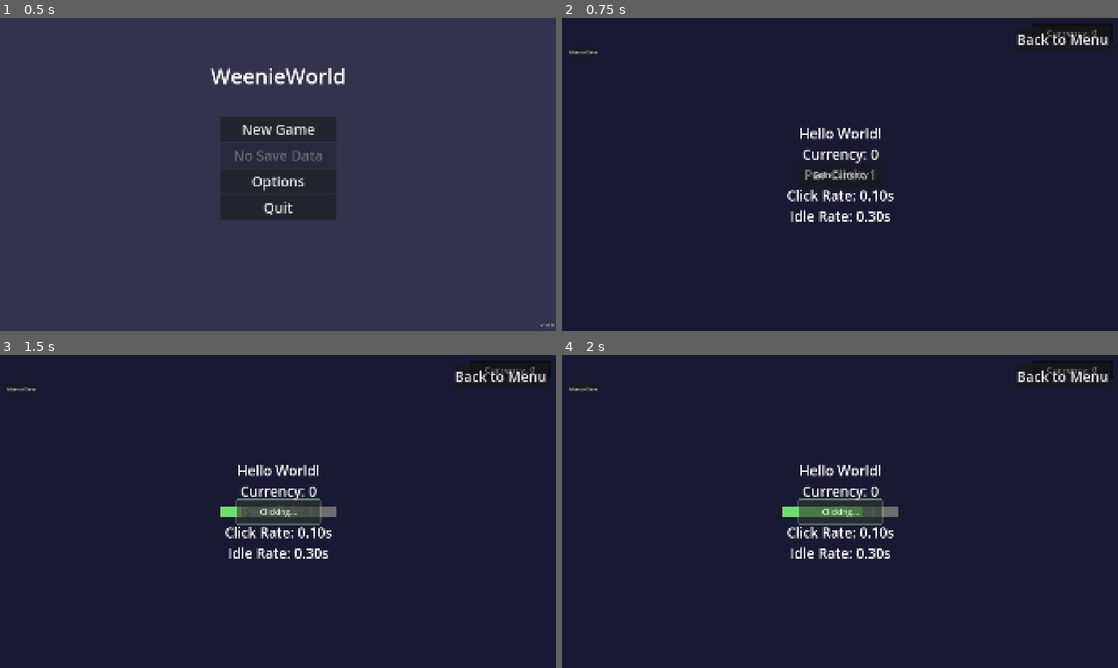
Above: before the commit, frames 1-4 (two rows, left to right).
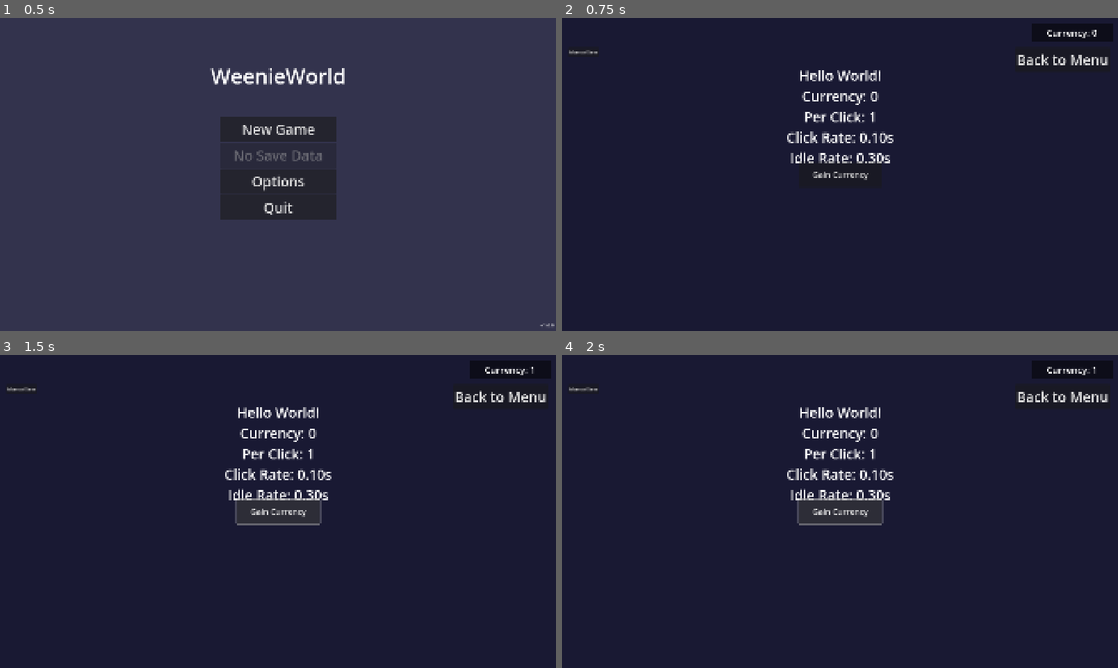
Above: after the commit, the same moments.

Repository: aaronleebrooks/weenieworld
Game: Godot game, scene res://scenes/main_menu/MainMenu.tscn
Same seed, same stepped clock (60 frames per second), same inputs: the game is played once before the commit and once after it.
Inputs:
- Up to frame 1 (0.5 s): no input
- Up to frame 2 (0.75 s): click "New Game" at 0.5 s
- Up to frame 3 (1.5 s): click "Gain Currency" at 1.25 s
- Up to frame 4 (2 s): no input

Frame 1 is identical in both runs. In frame 2, 3.2% of the frame differs, in the area x 40-99%, y 3-66%; in frame 3, 3.7%; in frame 4, 3.8%, in the area x 39-99%, y 3-66%.
Error after the commit: Invalid access to property or key 'msec' on a base object of type 'Dictionary'. (res://scenes/game/CurrencyGainButton.gd:140)

Commit message:
Fix UI layout overlap and click mechanics bugs - proper positioning and hold detection

Diff:
--- a/scenes/game/CurrencyGainButton.gd
+++ b/scenes/game/CurrencyGainButton.gd
@@ -9,6 +9,10 @@
 # Visual state tracking
 var is_pressed: bool = false
 var is_held: bool = false
+
+# Hold detection variables
+var _hold_timer_started: bool = false
+var _hold_start_time: Dictionary
 
 # Button states
 enum ButtonState {IDLE, CLICKED, HELD}
@@ -67,9 +71,11 @@
 	"""Handle button press (single click)"""
 	print("CurrencyGainButton: Button pressed")
 	if click_manager and not click_manager.is_action_in_progress():
-		click_manager.start_click_action()
-		current_state = ButtonState.CLICKED
-		_update_visual_state()
+		# Only start click action if we're not already holding
+		if not is_held:
+			click_manager.start_click_action()
+			current_state = ButtonState.CLICKED
+			_update_visual_state()
 
 func _on_button_down():
 	"""Handle button down (start of hold)"""
@@ -81,6 +87,9 @@
 	"""Handle button up (end of press)"""
 	print("CurrencyGainButton: Button up")
 	is_pressed = false
+
+	# Reset hold timer
+	_hold_timer_started = false
 
 	# If we were holding and button is released, stop the hold action
 	if is_held and click_manager:
@@ -118,6 +127,28 @@
 			is_held = true
 			current_state = ButtonState.HELD
 			_update_visual_state()
+
+func _process(delta):
+	"""Process hold detection without requiring mouse movement"""
+	if is_pressed and not is_held and click_manager and not click_manager.is_action_in_progress():
+		# Check if we've been holding for a short time
+		if not _hold_timer_started:
+			_hold_timer_started = true
+			_hold_start_time = Time.get_time_dict_from_system()
+
+		var current_time = Time.get_time_dict_from_system()
+		var hold_duration = (current_time.hour - _hold_start_time.hour) * 3600 + \
+						   (current_time.minute - _hold_start_time.minute) * 60 + \
+						   (current_time.second - _hold_start_time.second) + \
+						   (current_time.msec - _hold_start_time.msec) / 1000.0
+
+		if hold_duration >= 0.1:  # 100ms hold threshold
+			print("CurrencyGainButton: Starting hold action (process)")
+			click_manager.start_hold_action()
+			is_held = true
+			current_state = ButtonState.HELD
+			_update_visual_state()
+			_hold_timer_started = false
 
 func _on_click_state_changed(is_clicking: bool, is_holding: bool):
 	"""Update button state based on click manager state"""
--- a/scenes/game/Game.tscn
+++ b/scenes/game/Game.tscn
@@ -30,10 +30,10 @@
 anchor_top = 0.5
 anchor_right = 0.5
 anchor_bottom = 0.5
-offset_left = -150.0
-offset_top = -50.0
-offset_right = 150.0
-offset_bottom = 50.0
+offset_left = -200.0
+offset_top = -250.0
+offset_right = 200.0
+offset_bottom = -150.0
 grow_horizontal = 2
 grow_vertical = 2
 text = "Hello World!"
@@ -55,8 +55,8 @@
 anchor_left = 1.0
 anchor_right = 1.0
 offset_left = -150.0
-offset_top = 30.0
+offset_top = 100.0
 offset_right = -30.0
-offset_bottom = 80.0
+offset_bottom = 150.0
 grow_horizontal = 0
 text = "Back to Menu"
--- a/scenes/game/ProgressBar.tscn
+++ b/scenes/game/ProgressBar.tscn
@@ -10,9 +10,9 @@
 anchor_right = 0.5
 anchor_bottom = 0.5
 offset_left = -200.0
-offset_top = -20.0
+offset_top = 50.0
 offset_right = 200.0
-offset_bottom = 20.0
+offset_bottom = 90.0
 grow_horizontal = 2
 grow_vertical = 2
 script = ExtResource("1_0x0x0")
--- a/scripts/autoload/ClickManager.gd
+++ b/scripts/autoload/ClickManager.gd
@@ -42,6 +42,8 @@
 	# Connect to currency manager for timing updates
 	if currency_manager:
 		currency_manager.currency_changed.connect(_on_currency_changed)
+		# Initialize timer durations immediately
+		_update_timer_durations()
 
 func _setup_timers():
 	"""Setup timers for click and idle progress tracking"""
Not shown, added: scenes/game/CurrencyGainButton.gd.uid
Not shown: 1 places in scenes/game/Game.tscn that only renumber resources
Not shown, added: scenes/game/ProgressBar.gd.uid
Not shown, added: scripts/autoload/ClickManager.gd.uid
